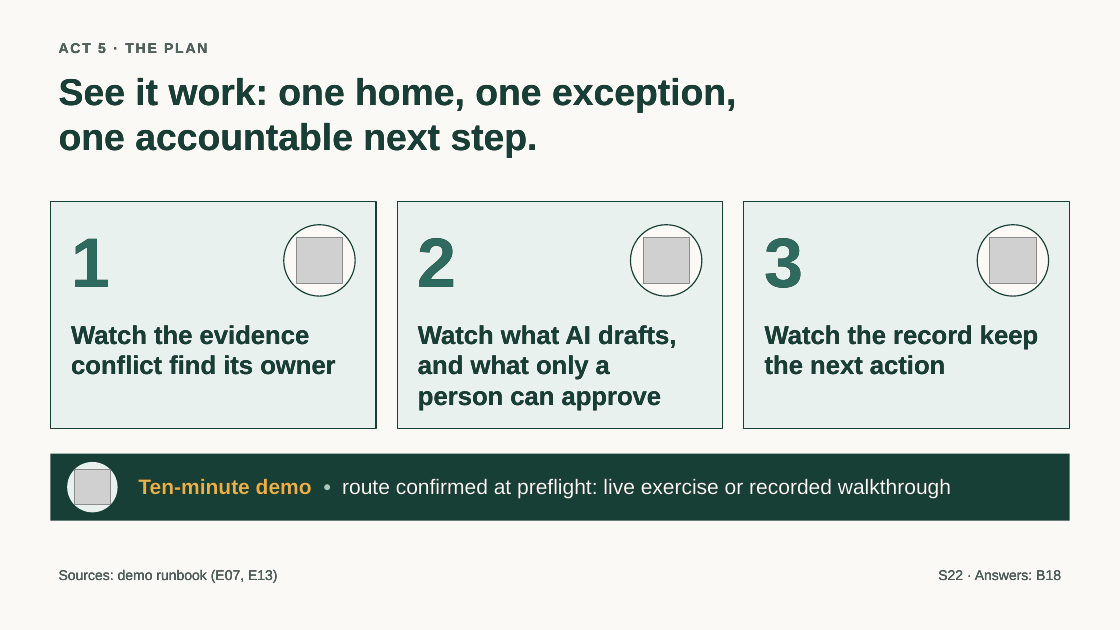
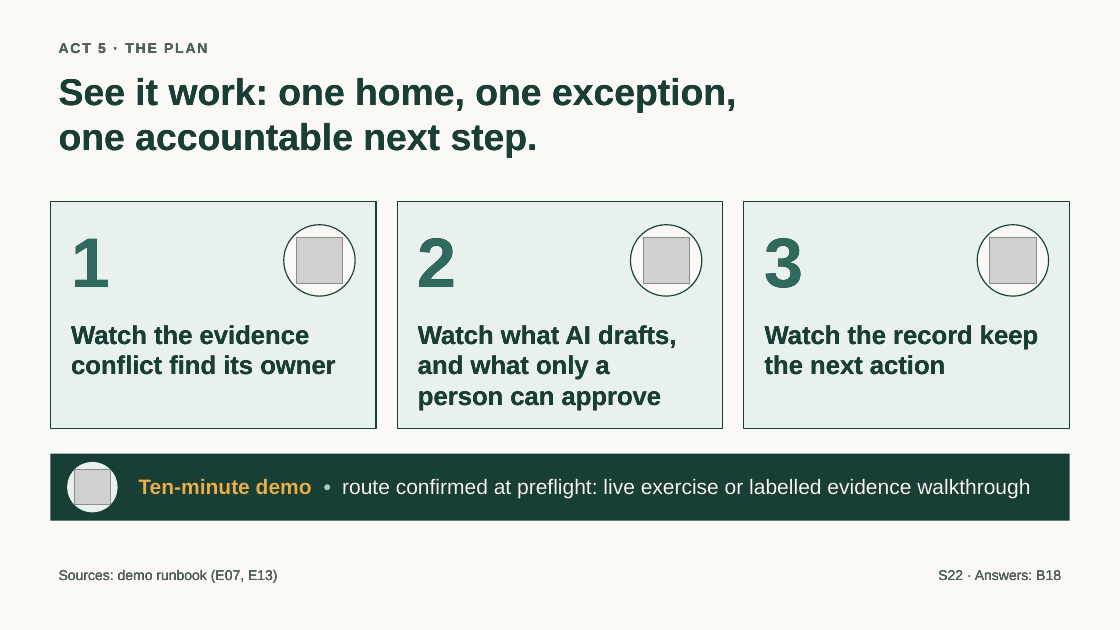
Before and after one commit to jmservera/ama, a slide deck: slide 25 of docs/capstone/deck/zava-forward-cowork-v2-draft.pptx. Drawn at 1120x630 pixels with LibreOffice and Linux fonts; fonts in the diff are those of the drawing; grey boxes stand for pictures. Boxes give left, top, right and bottom in pixels: in the first picture for what was removed or moved away, otherwise in the second. Text is boxed around its words. In the diff, an @@ line names an element or a change of style, - is before the commit and + after.

```diff
--- a/docs/capstone/deck/zava-forward-cowork-v2-draft.pptx
+++ b/docs/capstone/deck/zava-forward-cowork-v2-draft.pptx
@@ text at [342, 478, 1030, 499]: text changed @@
-route confirmed at preflight: live exercise or recorded walkthrough
+route confirmed at preflight: live exercise or labelled evidence walkthrough
```
Also in this commit, not shown: 4 other slides changed, 3 slides added, 3 slides removed, 20 other files.
